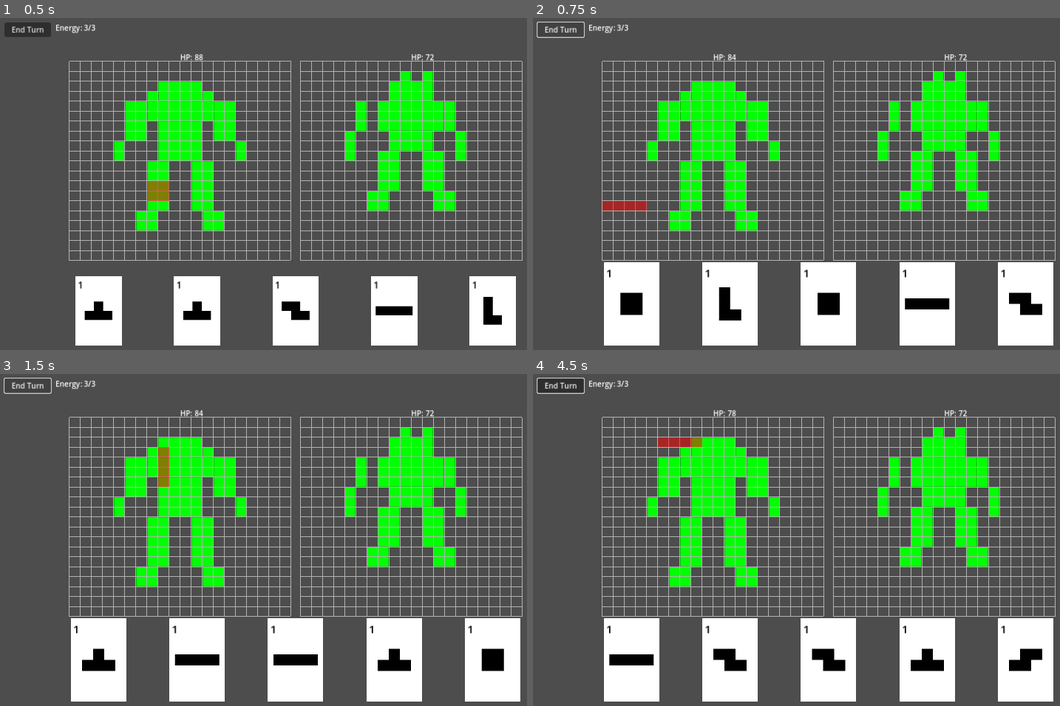
Above: before the commit, frames 1-4 (two rows, left to right).
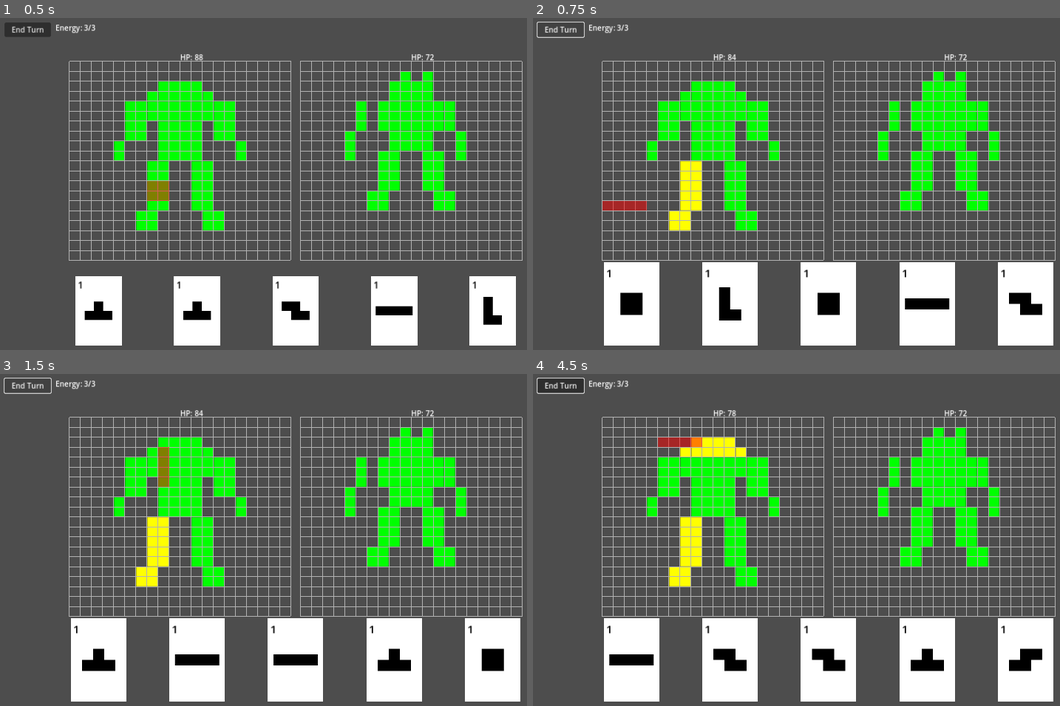
Above: after the commit, the same moments.

Repository: dBinet/SquirrelAttack
Game: Godot game, scene res://scenes/Main.tscn
Two runs of this game, one before a commit and one after it. Both use one fixed random seed, a clock stepped at 60 frames per second and the inputs below.
Inputs (mouse positions are in pixels of both pictures, inside the frame that each line leads up to):
- Up to frame 1 (0.5 s): no input
- Up to frame 2 (0.75 s): click "End Turn" at 0.5 s
- Up to frame 3 (1.5 s): click "End Turn" at 1.25 s
- Up to frame 4 (4.5 s): click "End Turn" at 2 s; tap Enter at 2.75, 4.25 s; move the mouse to (959, 523) at 2.77 s; click (959, 523) at 2.92 s; tap Space at 3.5 s; drag from (712, 556) to (796, 606) at 3.52 s; move the mouse to (886, 466) at 4.27 s; click (886, 466) at 4.42 s

Frame 1 is identical in both runs. In frame 2, 0.8% of the frame differs, in the area x 25-32%, y 43-64%; in frame 3, 0.8%; in frame 4, 1.3%, in the area x 25-41%, y 19-64%.

Commit message:
Adjust damage color thresholds

Diff:
--- a/scripts/CharacterData.gd
+++ b/scripts/CharacterData.gd
@@ -166,6 +166,8 @@
                 elif ratio <= 0.25:
                     col = Color.RED
                 elif ratio <= 0.5:
+                    col = Color(1, 0.5, 0)
+                elif ratio <= 0.75:
                     col = Color(1, 1, 0)
             match String(s.get("type", "")):
                 "circle":
Not shown, changed: README.md
